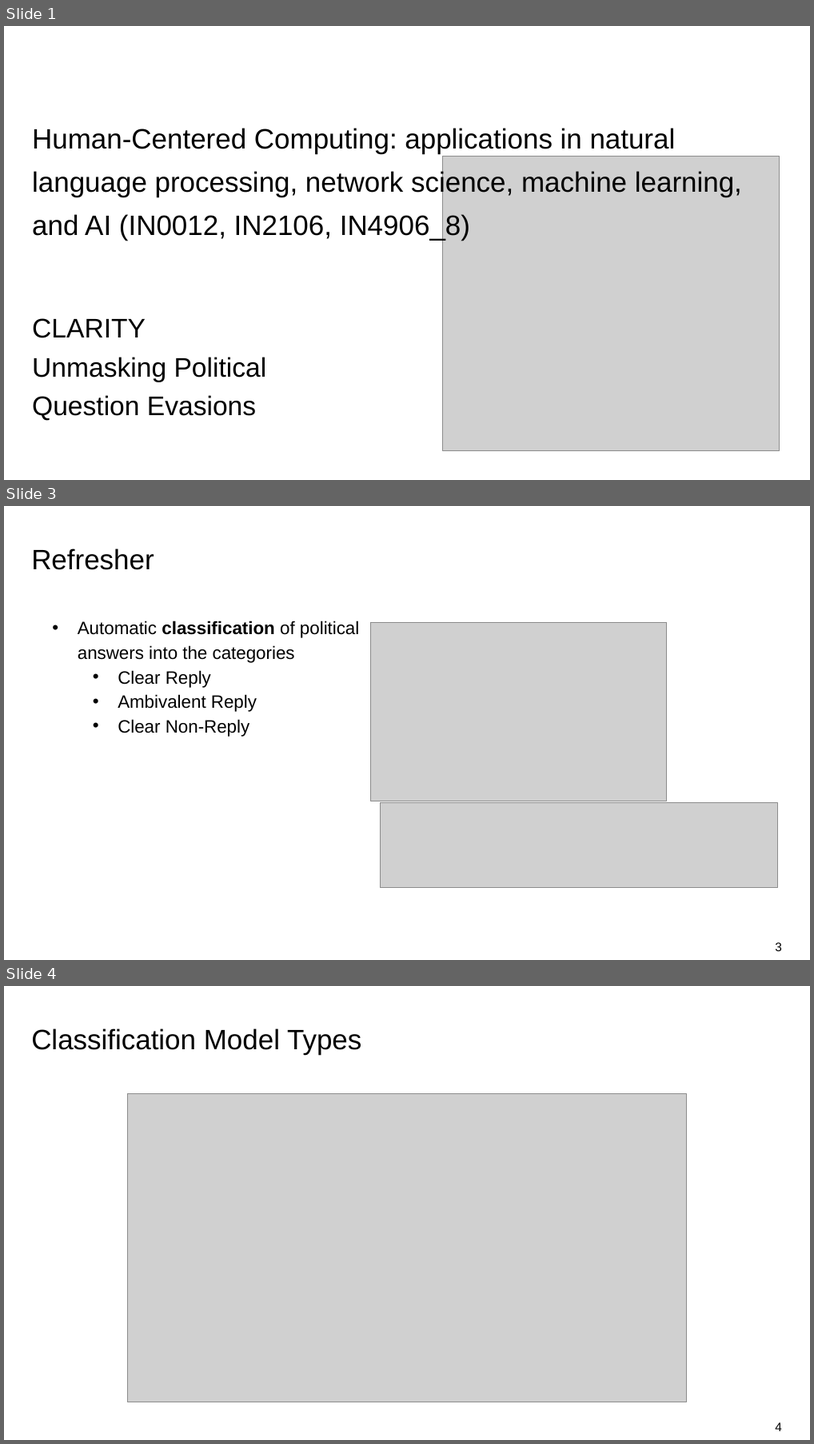
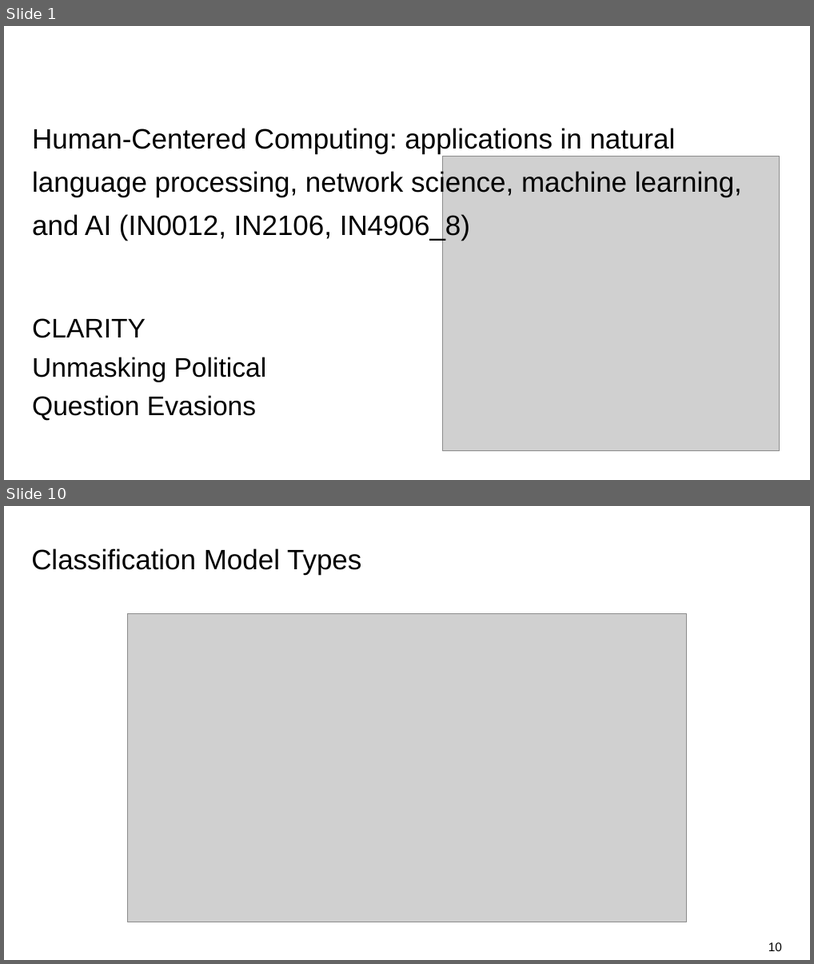
Before and after one commit to omarelbeltagy/clarity, a slide deck: assets/presentation/03 - Pipeline and Initial Experiments.pptx. Shown one above the other, each under a label of ours: slides 1, 3 and 4 before the commit, slides 1 and 10 after it; the slides between them are not shown. The pictures are 814x1444 and 814x964 pixels, drawn with LibreOffice and Linux fonts; fonts in the diff are those of the drawing; grey boxes stand for pictures; background and template pictures are left out. Boxes give left, top, right and bottom in pixels: in the first picture for what was removed or moved away, otherwise in the second. Text is boxed around its words. In the diff, an @@ line names an element or a change of style, - is before the commit and + after.

```diff
--- a/assets/presentation/03 - Pipeline and Initial Experiments.pptx
+++ b/assets/presentation/03 - Pipeline and Initial Experiments.pptx
@@ slide 3 removed at (4, 506, 810, 960), background #FFFFFF @@
@@ title removed at (31, 548, 154, 570) @@
-Refresher
@@ text removed at (78, 620, 359, 736) @@
-• Automatic classification of political answers into the categories
-  • Clear Reply
-  • Ambivalent Reply
-  • Clear Non-Reply
@@ picture removed at (371, 622, 668, 800) @@
@@ picture removed at (381, 802, 778, 888) @@
@@ page number removed at (775, 942, 782, 951) @@
-3
@@ what was slide 4 is now slide 10 @@
@@ page number at (769, 942, 782, 951): text changed @@
-4
+10
```
Also in this commit, not shown: 4 slides changed, 8 slides added, 5 other slides removed.
